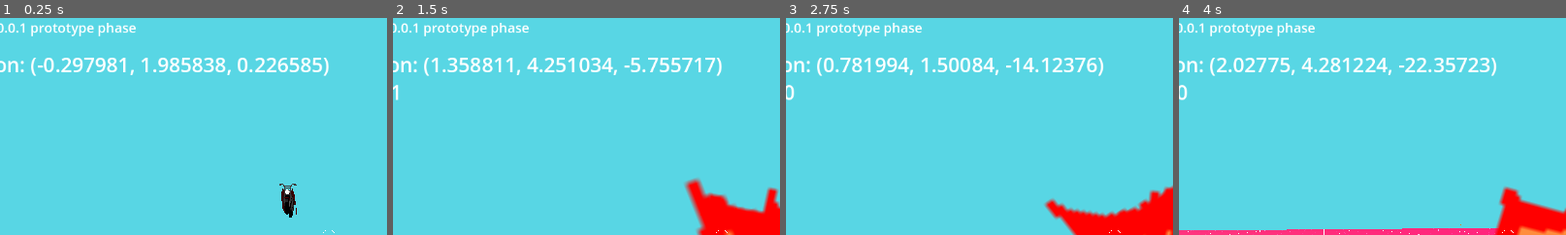
Above: before the commit, frames 1-4 (left to right).
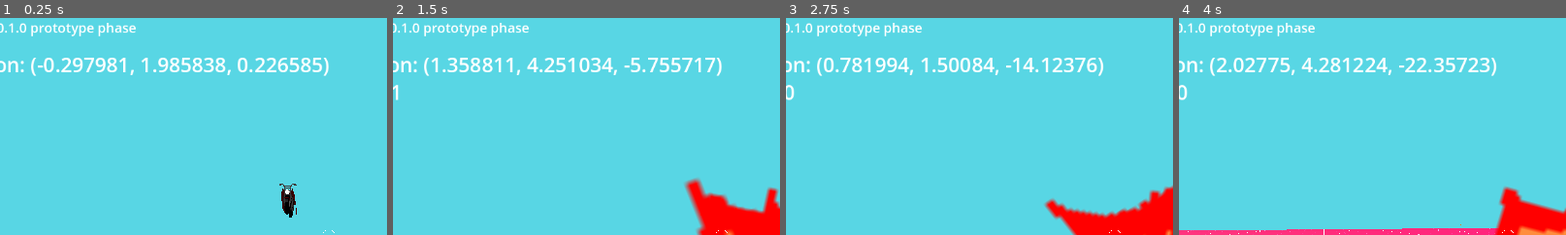
Above: after the commit, the same moments.

Repository: yayihaveroux/bike-project-REAL
Game: Godot game, scene res://levelscenes/test_level.tscn
Two runs of this game, one before a commit and one after it. Both use one fixed random seed, a clock stepped at 60 frames per second and the inputs below.
Inputs (mouse positions are % of the whole screen's width and height, from its top left):
- Up to frame 1 (0.25 s): no input
- Up to frame 2 (1.5 s): tap Enter (ui_accept) at 0.5, 0.77 s; move the mouse to (55, 50) at 0.52 s; press the mouse at (55, 50) at 0.53 s; hold W (Forward) from 0.53 s (still down); move the mouse to (45, 50) at 1.27 s; release the mouse at (45, 50) at 1.28 s; right-click (45, 50) at 1.35 s
- Up to frame 3 (2.75 s): keep holding W (Forward); tap Enter (ui_accept) at 1.52 s; move the mouse to (52, 48) at 2.02 s; press the mouse at (52, 48) at 2.03 s
- Up to frame 4 (4 s): keep holding W (Forward); move the mouse to (49, 52) at 2.77 s; release the mouse at (49, 52) at 2.78 s; right-click (49, 52) at 2.85 s; tap Enter (ui_accept) at 3.02, 3.77 s; move the mouse to (57, 51) at 3.52 s; press the mouse at (57, 51) at 3.53 s
The pictures show only the part of the screen within x 8-58%, y 0-50%; the shares and areas given below are measured in that part.

The runs differ from the first frame. In frame 1, 0.1% of the frame differs, in the area x 2-7%, y 2-7%; in frame 2, 0.1%; in frame 3, 0.1%; in frame 4, 0.1%.

Commit message:
changed update version

Diff:
--- a/playerscenes/player.tscn
+++ b/playerscenes/player.tscn
@@ -131,7 +131,7 @@
 scale = Vector2(0.991418, 1)
 theme_override_font_sizes/normal_font_size = 20
 bbcode_enabled = true
-text = "Version: 0.0.1 prototype phase
+text = "Version: 0.1.0 prototype phase
 "
 fit_content = true
 scroll_active = false
--- a/project.godot
+++ b/project.godot
@@ -11,7 +11,7 @@
 [application]
 
 config/name="bike demo"
-config/version="0.0.1"
+config/version="0.1.0"
 run/main_scene="res://levelscenes/test_level.tscn"
 config/features=PackedStringArray("4.3", "Forward Plus")
 config/icon="res://icon.svg"
Not shown, changed: .gitignore
